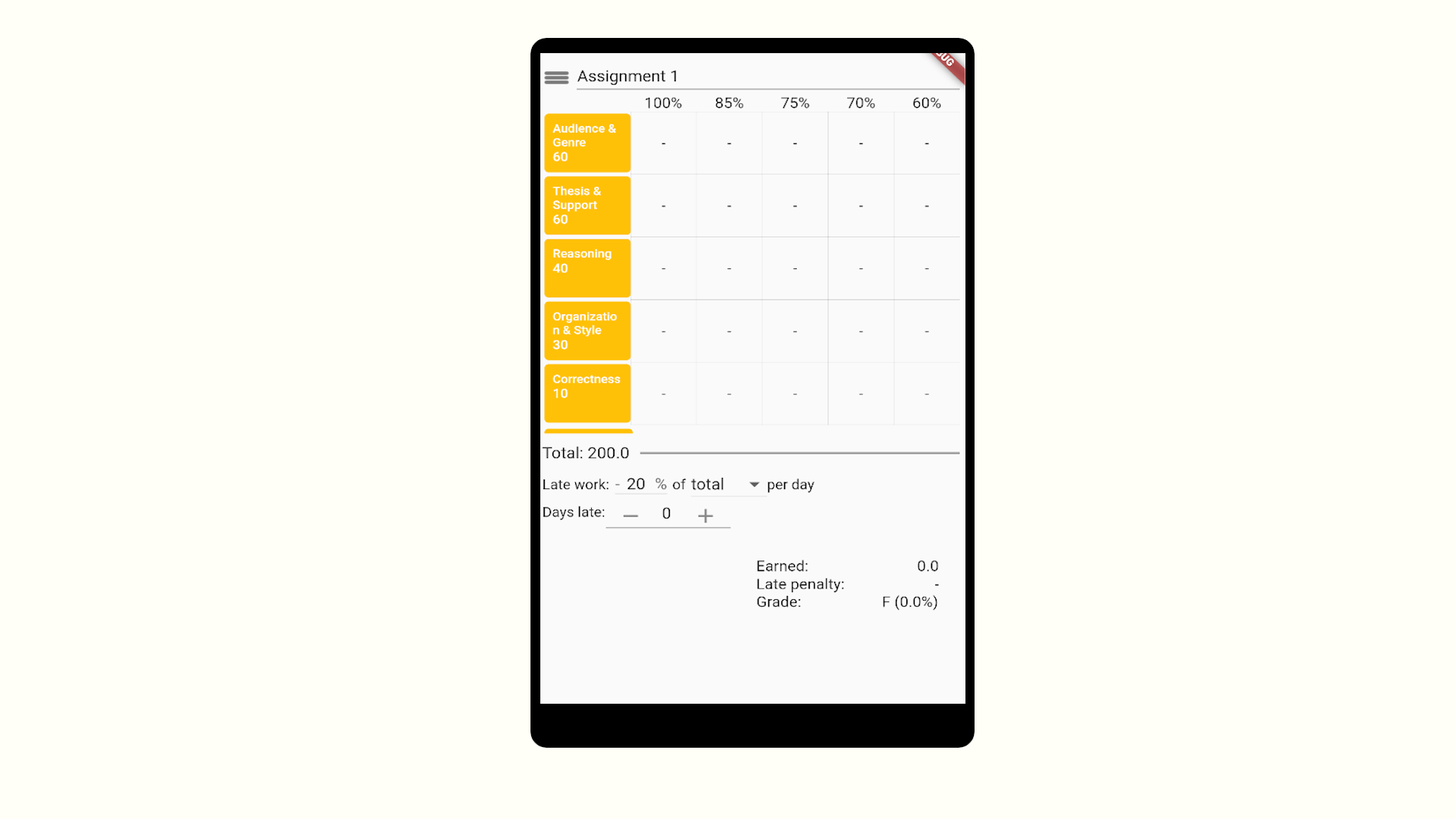
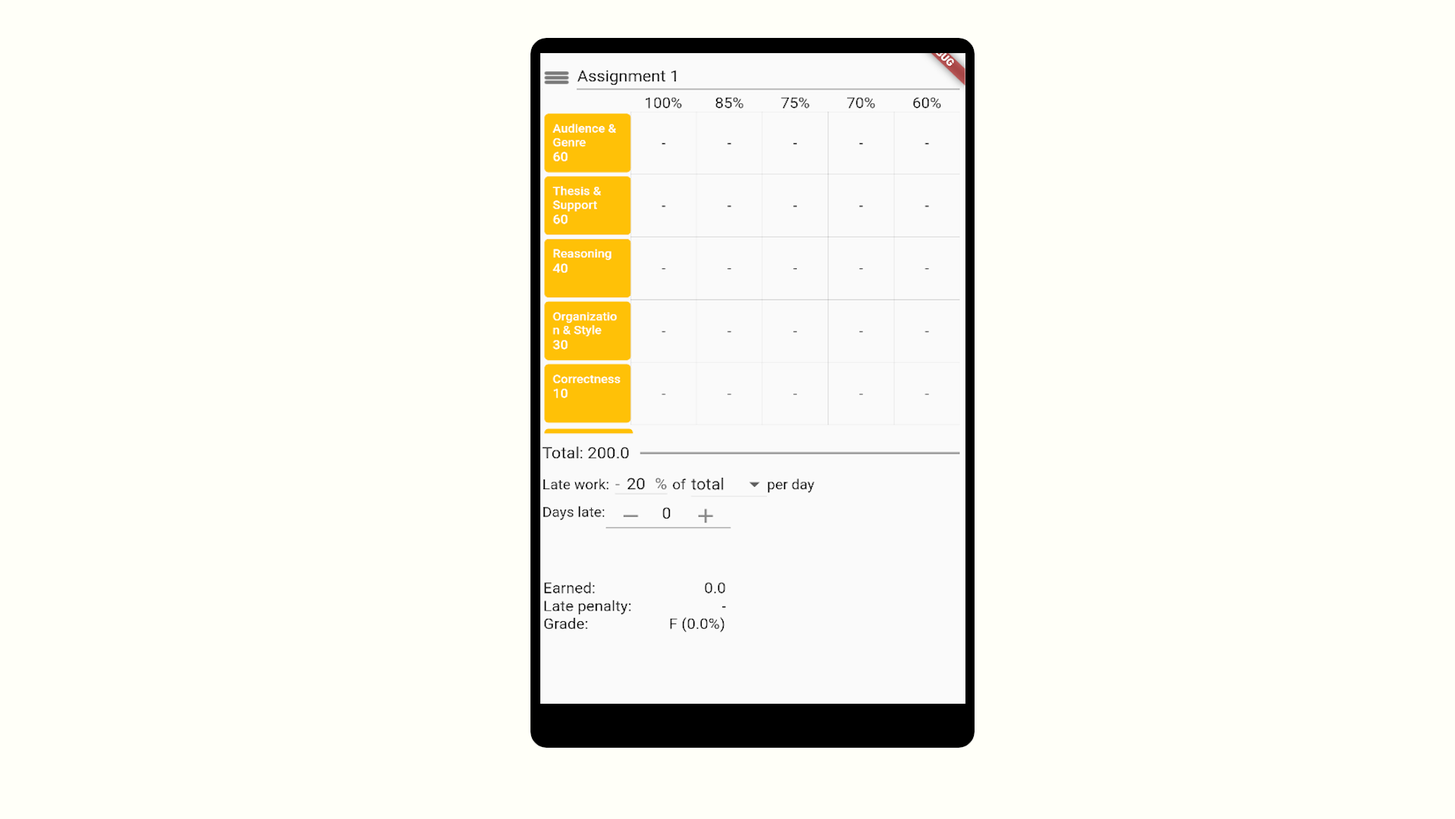
Layered file, before and after one edit (1455 × 819). Changes by layer:
painted on "Screenshot 2022-01-16 130627.png" over (543, 559, 940, 633)
